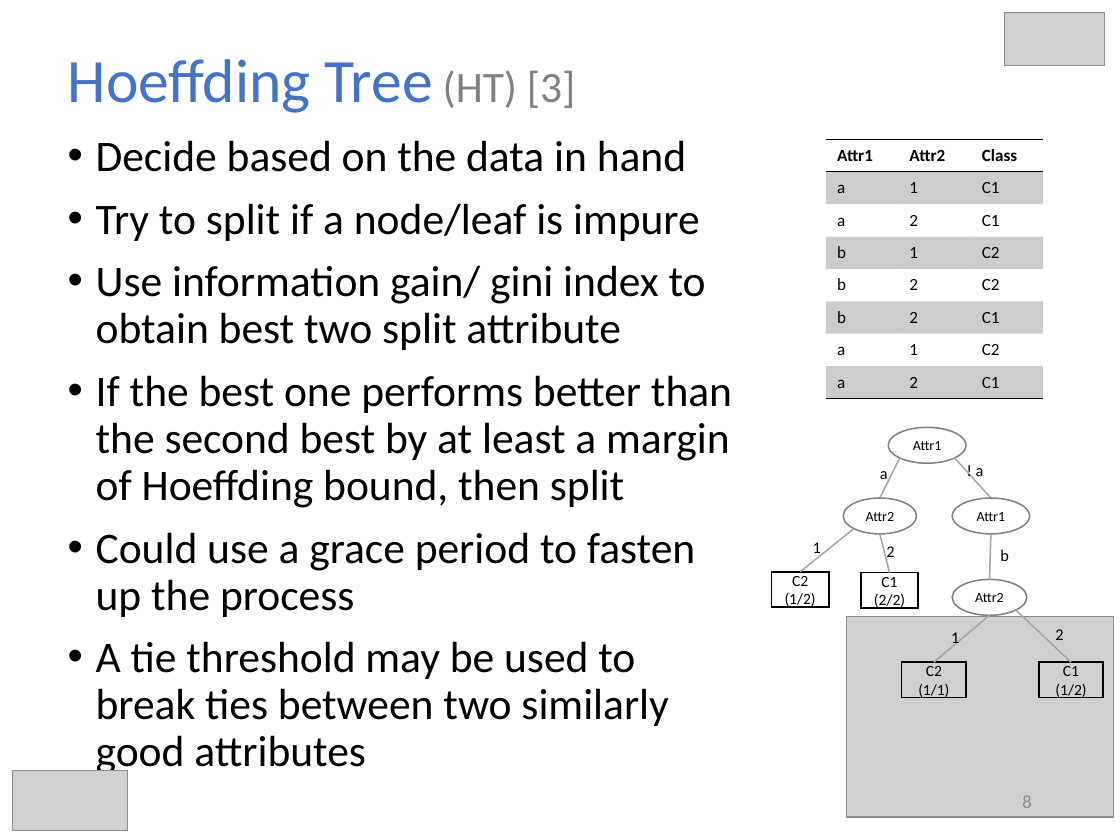
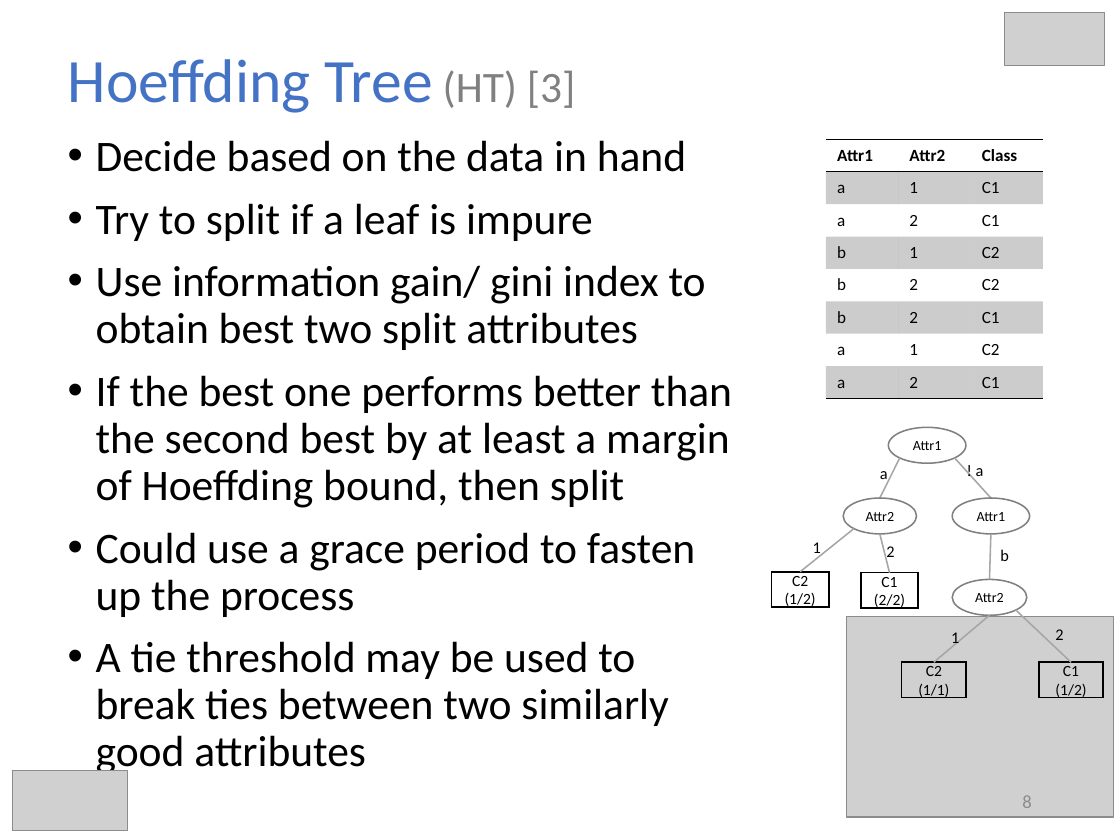
Before and after one commit to hmsgit/minestream, a slide deck: slide 8 of presentation/thesis.pptx. Drawn at 1120x840 pixels with LibreOffice and Linux fonts; fonts in the diff are those of the drawing; grey boxes stand for pictures. Boxes give left, top, right and bottom in pixels: in the first picture for what was removed or moved away, otherwise in the second. Text is boxed around its words. In the diff, an @@ line names an element or a change of style, - is before the commit and + after.

```diff
--- a/presentation/thesis.pptx
+++ b/presentation/thesis.pptx
@@ text at box(96, 203, 706, 350): text changed @@
-• Try to split if a node/leaf is impure
-• Use information gain/ gini index to obtain best two split attribute
+• Try to split if a leaf is impure
+• Use information gain/ gini index to obtain best two split attributes
```
Also in this commit, not shown: 3 other files.
